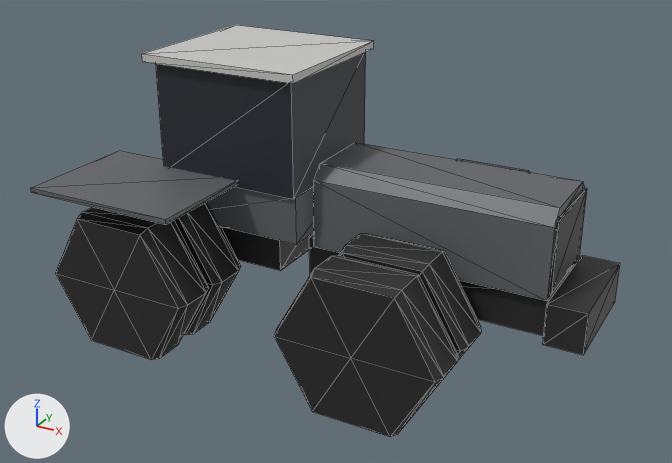
An edit to the glTF model Data/RideUK/Props/SM_Prop_farm_tractor4wd_2_LOD2.glb, drawn before and after from the same camera.
Camera for both pictures: a 50 mm camera at (5.31, -9.53, 6.12) aimed at (0.21, -0.25, 1.48). Every picture has the same lights, and +X, +Y and +Z are marked at lower left. The first picture is the older version. Mesh edges are drawn as thin lines. Vertices at exactly the same position are counted once.

In view in the first picture: 'SM_Prop_farm_tractor4wd_2_LOD2'.
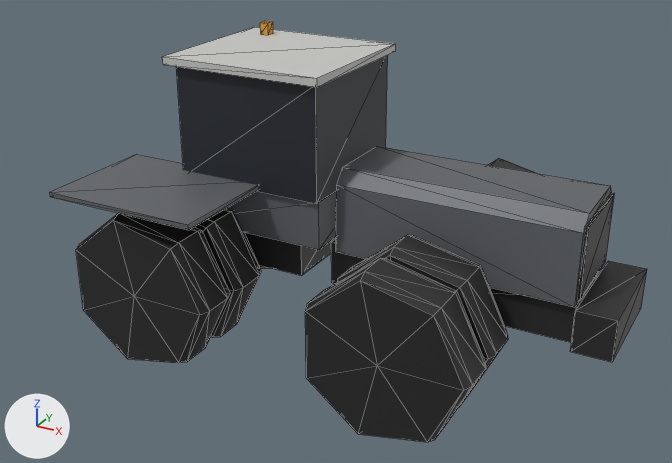
The edits, one by one:
me_sm_prop_farm_tractor4wd_2_lod2 is used by ob_sm_prop_farm_tractor4wd_2_lod2; location (0.0, 0.0, 0.0).
me_sm_prop_farm_tractor4wd_2_lod2 had 292 vertices, 512 faces and spanned x -3.2..3.47, y -2.26..2.26, z 0.13..3.6.
me_sm_prop_farm_tractor4wd_2_lod2 now has 332 vertices, 588 faces and spans x -2.89..3.78, y -2.26..2.26, z 0.03..3.75.
me_sm_prop_farm_tractor4wd_2_lod2 part 1: the loose piece of 8 vertices spanning x -3.2..-0.4, y -0.6..0.6, z 0.95..1.55 is moved by (0.31, 0.0, 0.0).
me_sm_prop_farm_tractor4wd_2_lod2 part 2: the loose piece of 8 vertices spanning x -2.8..-0.8, y -2.26..-0.71, z 2.12..2.18 is moved by (0.31, 0.0, 0.0).
me_sm_prop_farm_tractor4wd_2_lod2 part 3: the loose piece of 8 vertices spanning x -2.03..0.07, y -0.98..0.98, z 3.5..3.6 is moved by (0.31, 0.0, 0.0).
me_sm_prop_farm_tractor4wd_2_lod2 part 4: the loose piece of 8 vertices spanning x -1.9..0.0, y -0.85..0.85, z 1.5..2.1 is moved by (0.31, 0.0, 0.0).
me_sm_prop_farm_tractor4wd_2_lod2 part 5: the loose piece of 8 vertices spanning x -1.9..0.0, y -0.9..0.9, z 2.1..3.5 is moved by (0.31, 0.0, 0.0).
me_sm_prop_farm_tractor4wd_2_lod2 part 6: a new loose piece, a box spanning x -1.4..-1.28, y 0.64..0.76, z 3.6..3.75, in mat_defaultmaterial.
me_sm_prop_farm_tractor4wd_2_lod2 part 7: the loose piece of 8 vertices spanning x 0.0..3.0, y -0.55..0.55, z 0.93..1.48 is moved by (0.31, 0.0, 0.0).
me_sm_prop_farm_tractor4wd_2_lod2 part 8: the loose piece of 12 vertices spanning x 0.1..3.0, y -0.62..0.62, z 1.4..2.42 is moved by (0.31, 0.0, 0.0).
me_sm_prop_farm_tractor4wd_2_lod2 part 9: the loose piece of 8 vertices spanning x 2.99..3.03, y -0.55..0.55, z 1.45..2.31 is moved by (0.31, 0.0, 0.0).
me_sm_prop_farm_tractor4wd_2_lod2 part 10: the loose piece of 8 vertices spanning x 3.03..3.47, y -0.7..0.7, z 0.9..1.4 is moved by (0.31, 0.0, 0.0).
me_sm_prop_farm_tractor4wd_2_lod2 part 11: the loose piece of 26 vertices spanning x 0.4..2.4, y -1.42..-0.82, z 0.13..1.87 is rebuilt with 30 vertices and now spans x 0.81..2.71, y -1.42..-0.82, z 0.03..1.97.
me_sm_prop_farm_tractor4wd_2_lod2 part 12: the loose piece of 26 vertices spanning x -2.8..-0.8, y -2.1..-1.5, z 0.13..1.87 is rebuilt with 30 vertices and now spans x -2.39..-0.49, y -2.1..-1.5, z 0.03..1.97.
me_sm_prop_farm_tractor4wd_2_lod2 part 13: the loose piece of 26 vertices spanning x -2.8..-0.8, y -1.42..-0.82, z 0.13..1.87 is rebuilt with 30 vertices and now spans x -2.39..-0.49, y -1.42..-0.82, z 0.03..1.97.
me_sm_prop_farm_tractor4wd_2_lod2 part 14: the loose piece of 26 vertices spanning x 0.4..2.4, y 1.5..2.1, z 0.13..1.87 is rebuilt with 30 vertices and now spans x 0.81..2.71, y 1.5..2.1, z 0.03..1.97.
me_sm_prop_farm_tractor4wd_2_lod2 part 15: the loose piece of 26 vertices spanning x 0.4..2.4, y -2.1..-1.5, z 0.13..1.87 is rebuilt with 30 vertices and now spans x 0.81..2.71, y -2.1..-1.5, z 0.03..1.97.
Other edits to the shape of me_sm_prop_farm_tractor4wd_2_lod2 do not show in these pictures.

Where the change shows, as pixel boxes [x1, y1, x2, y2] in the pictures (672 x 463 px; the box of a moved part takes in the faces that stretch with it):
'SM_Prop_farm_tractor4wd_2_LOD2', reshaped
    before: [31, 25, 620, 437]
    after: [50, 21, 647, 442]
part 1 of me_sm_prop_farm_tractor4wd_2_lod2, moved or reshaped
    before: [221, 227, 314, 271]
    after: [244, 232, 336, 276]
part 2 of me_sm_prop_farm_tractor4wd_2_lod2, moved or reshaped
    before: [31, 151, 237, 224]
    after: [50, 154, 258, 230]
part 3 of me_sm_prop_farm_tractor4wd_2_lod2, moved or reshaped
    before: [142, 25, 374, 84]
    after: [162, 27, 396, 87]
part 4 of me_sm_prop_farm_tractor4wd_2_lod2, moved or reshaped
    before: [207, 187, 314, 244]
    after: [228, 191, 337, 249]
part 5 of me_sm_prop_farm_tractor4wd_2_lod2, moved or reshaped
    before: [156, 52, 366, 199]
    after: [176, 55, 388, 204]
part 6 of me_sm_prop_farm_tractor4wd_2_lod2, added
    after: [260, 21, 273, 35]
part 7 of me_sm_prop_farm_tractor4wd_2_lod2, moved or reshaped
    before: [309, 234, 576, 336]
    after: [331, 239, 603, 342]
part 8 of me_sm_prop_farm_tractor4wd_2_lod2, moved or reshaped
    before: [314, 142, 585, 301]
    after: [336, 146, 612, 307]
part 9 of me_sm_prop_farm_tractor4wd_2_lod2, moved or reshaped
    before: [549, 188, 587, 294]
    after: [577, 193, 615, 300]
part 10 of me_sm_prop_farm_tractor4wd_2_lod2, moved or reshaped
    before: [543, 256, 620, 355]
    after: [570, 261, 647, 362]
part 11 of me_sm_prop_farm_tractor4wd_2_lod2, rebuilt
    before: [339, 234, 481, 360]
    after: [337, 235, 508, 407]
part 12 of me_sm_prop_farm_tractor4wd_2_lod2, rebuilt
    before: [55, 207, 209, 360]
    after: [76, 213, 230, 363]
part 13 of me_sm_prop_farm_tractor4wd_2_lod2, rebuilt
    before: [174, 202, 241, 335]
    after: [195, 208, 261, 338]
part 14 of me_sm_prop_farm_tractor4wd_2_lod2, rebuilt (mostly hidden)
    before: [457, 159, 529, 172]
    after: [488, 158, 536, 173]
part 15 of me_sm_prop_farm_tractor4wd_2_lod2, rebuilt
    before: [274, 256, 458, 437]
    after: [305, 258, 486, 442]
